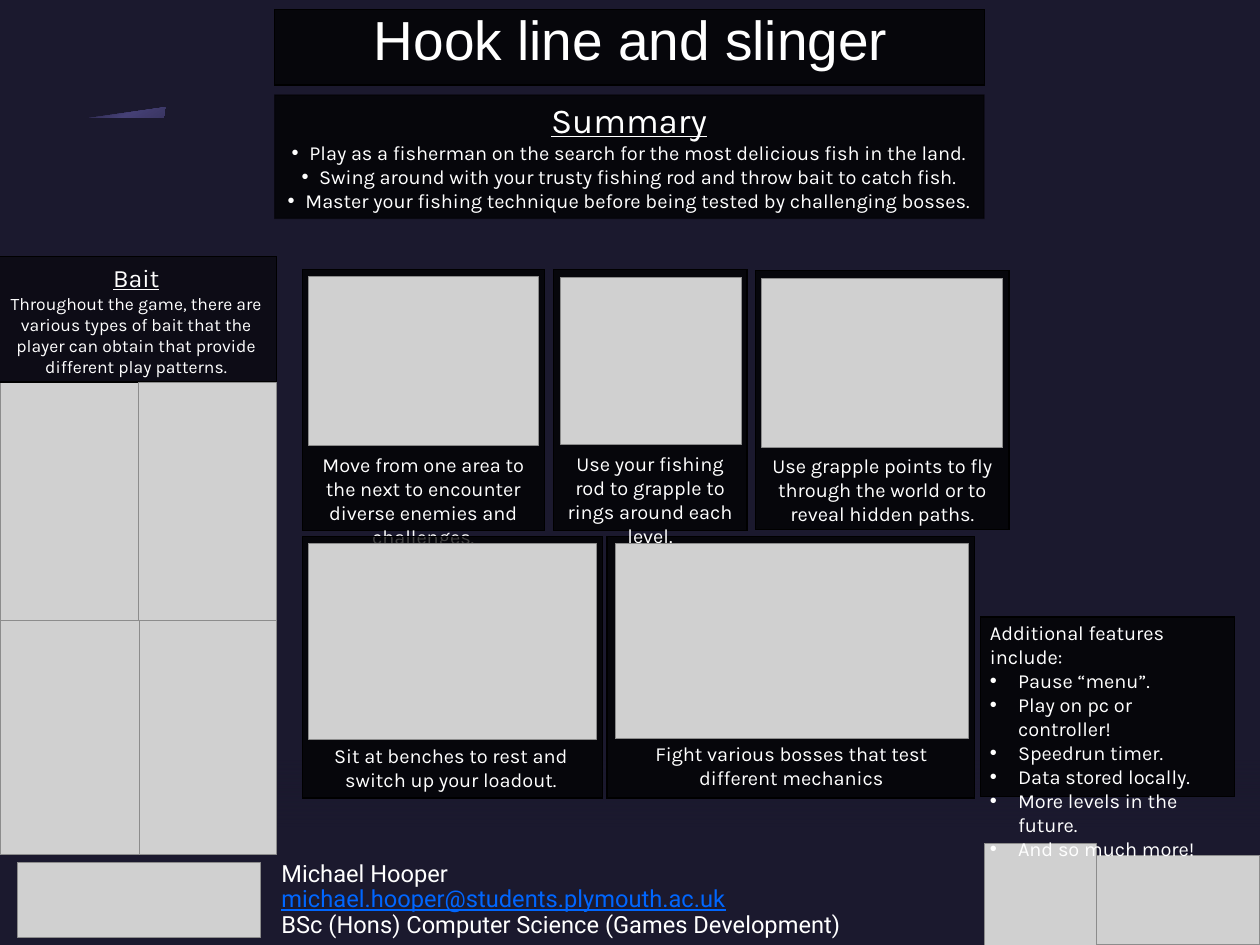
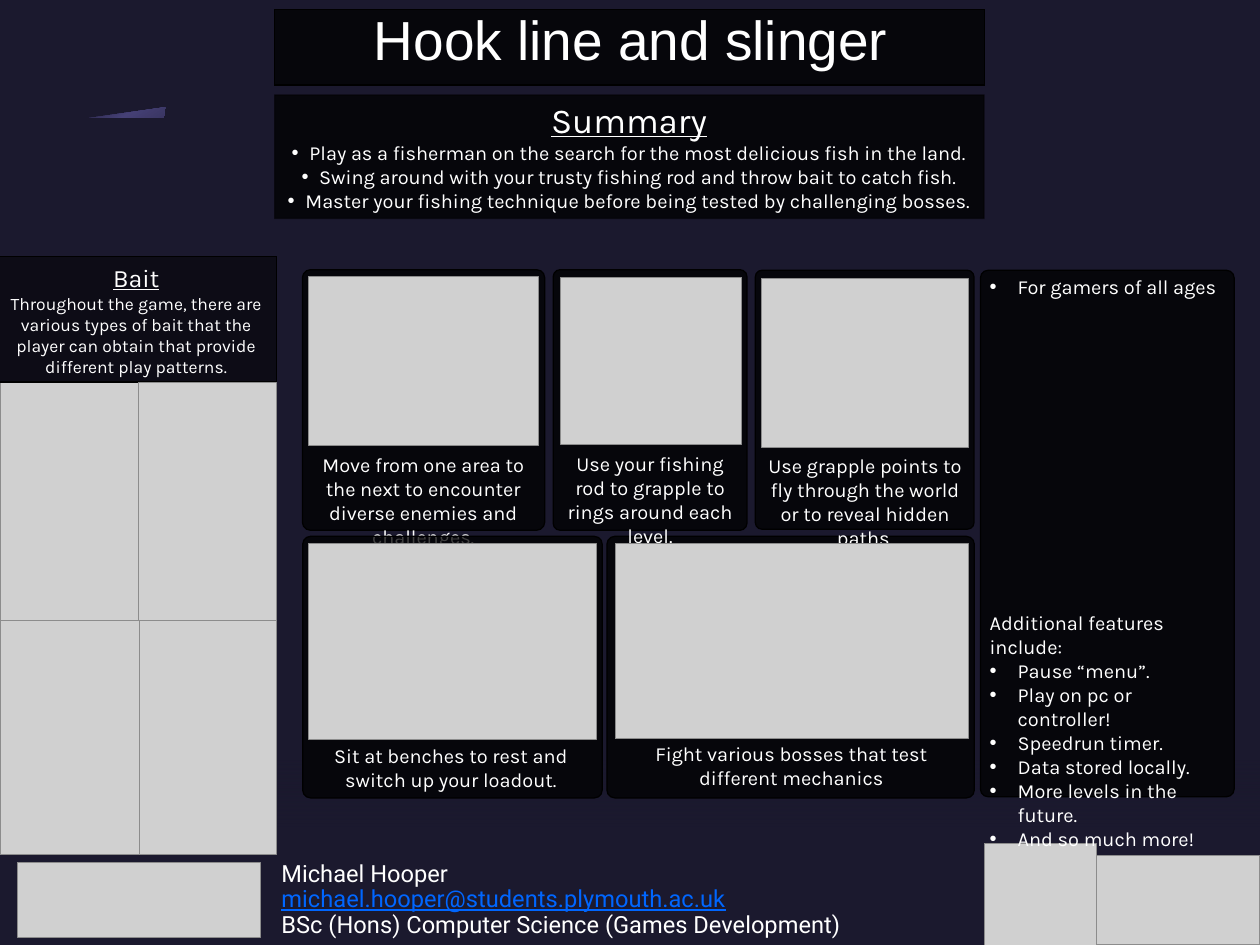
Before and after one commit to MichaelHooper36/COMP3000-Final-Year-Project, a slide deck: slide 1 of Poster.pptx. Drawn at 1260x945 pixels with LibreOffice and Linux fonts; fonts in the diff are those of the drawing; grey boxes stand for pictures; background and template pictures are left out. Boxes give left, top, right and bottom in pixels: in the first picture for what was removed or moved away, otherwise in the second. Text is boxed around its words. In the diff, an @@ line names an element or a change of style, - is before the commit and + after.

```diff
--- a/Poster.pptx
+++ b/Poster.pptx
@@ rounded rectangle: place and size @@
-rounded rectangle at [755, 270, 1009, 529]
+rounded rectangle at [755, 270, 974, 529]
@@ picture: place and size @@
-picture at [761, 278, 1003, 447]
+picture at [761, 278, 968, 447]
@@ rectangle to rounded rectangle in 6 elements at [607, 536, 974, 798], [302, 270, 544, 531], [554, 270, 747, 531], [302, 536, 602, 798], [755, 270, 974, 529], [980, 270, 1234, 796] @@
@@ rounded rectangle: place and size @@
-rounded rectangle at [980, 617, 1234, 797]
+rounded rectangle at [980, 270, 1234, 796]
@@ text "For gamers of all ages": place and size @@
-text "For gamers of all ages" at [990, 626, 1195, 862]
+text "For gamers of all ages" at [990, 280, 1216, 852]
@@ text at [1018, 280, 1216, 299]: paragraph added @@
+• For gamers of all ages
@@ text "Use grapple points to fly ..." rewrapped from [772, 459, 992, 526] to [768, 459, 961, 522] @@
```
Also in this commit, not shown: 6 other files.
